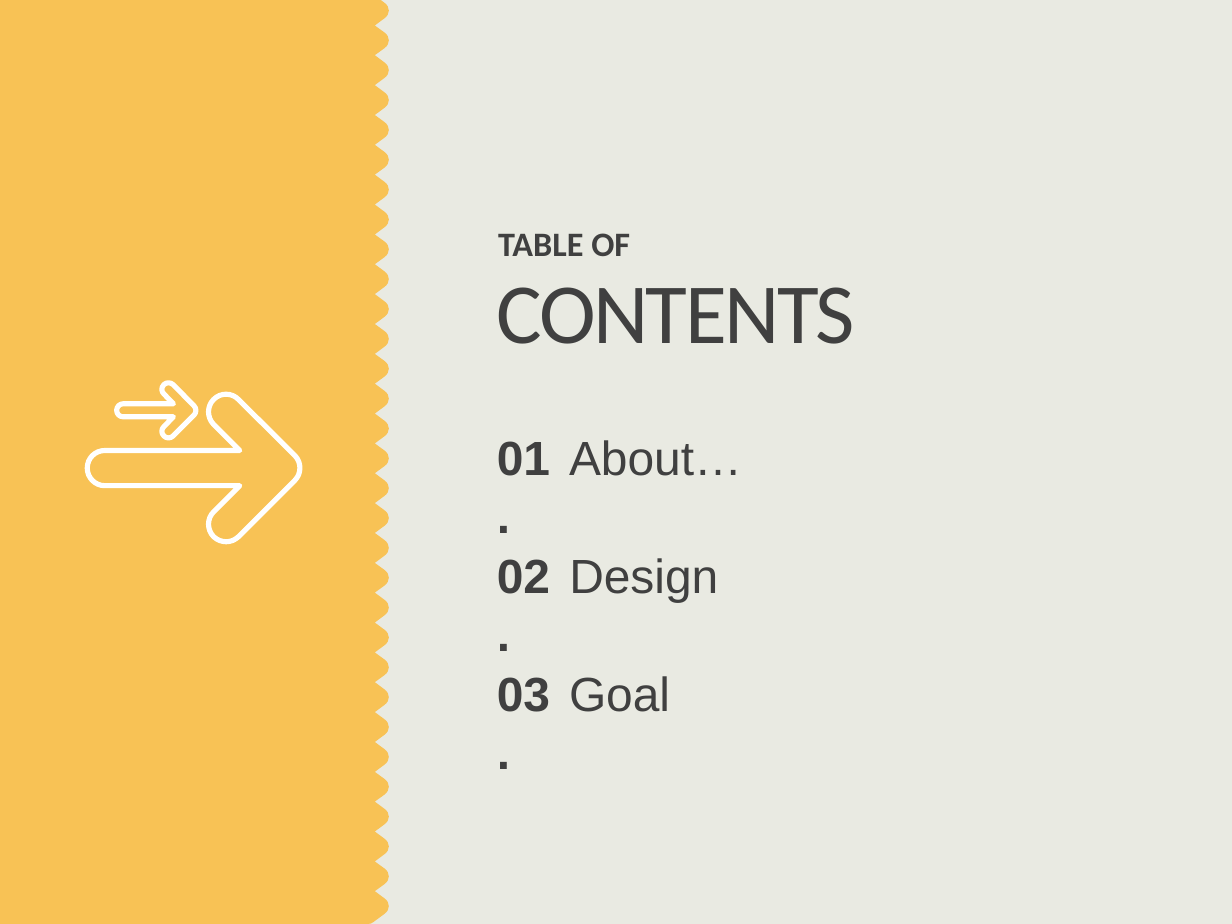
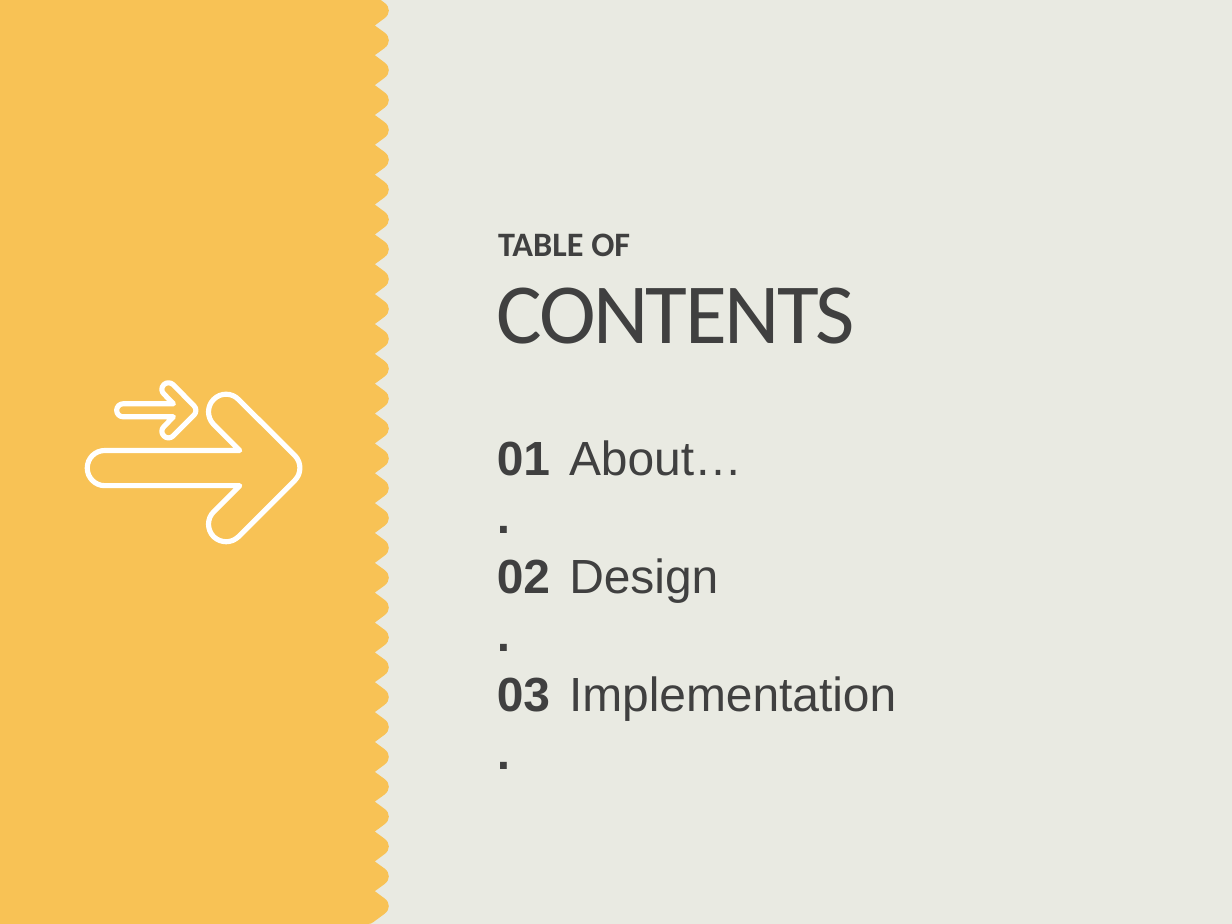
Before and after one commit to ilovethisid/Data-Structure-Design, a slide deck: slide 2 of week1.pptx. Drawn at 1232x924 pixels with LibreOffice and Linux fonts; fonts in the diff are those of the drawing. Boxes give left, top, right and bottom in pixels: in the first picture for what was removed or moved away, otherwise in the second. Text is boxed around its words. In the diff, an @@ line names an element or a change of style, - is before the commit and + after.

```diff
--- a/week1.pptx
+++ b/week1.pptx
@@ text at box(569, 676, 896, 720): text changed @@
-Goal
+Implementation
```
Also in this commit, not shown: 3 other slides changed, 8 slides added, 3 slides removed.
